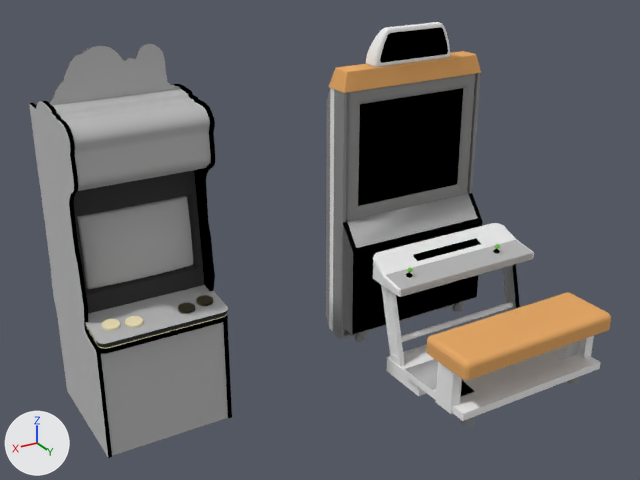
What one commit did to the Blender file Assets/machine.blend.
Before and after are seen from a camera (50 mm lens) standing at (3.99, 7.75, 4.94) and looking at (0.07, 1.22, 1.67). Every picture has the same lights, and +X, +Y and +Z are marked at lower left.

In view in the first picture: 'Box012', 'Box031', 'ChamferB11', 'Cylinder13', 'Cylinder14', 'Cylinder15', 'Cylinder18', 'FrontPanel', 'Line1147', 'Line1148', 'Line1149', 'Line1150', 'Rectangl10', 'Rectangl36', 'Rectangl37', 'Rectangl38', 'Rectangl39', 'Rectangle9', 'Screen1', 'Screen2'.
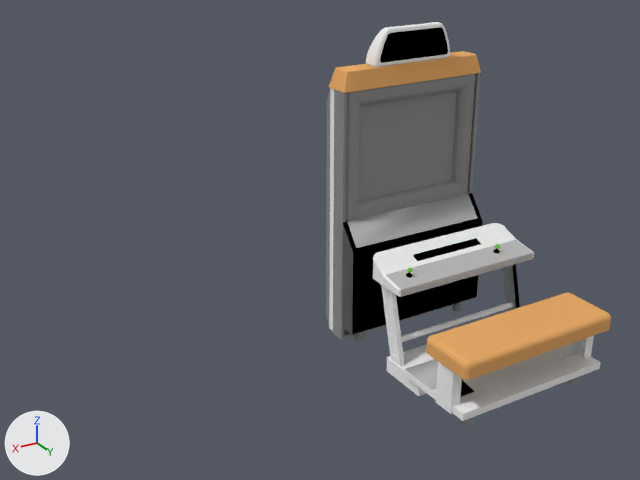
The newer file is also turned or shifted as a whole; pictures and numbers use the older file's frame.

Where the change shows, as pixel boxes [x1, y1, x2, y2] in the pictures (640 x 480 px):
'FrontPanel', deleted: before [101, 322, 228, 456]
'Line1147', deleted: before [53, 89, 211, 277]
'Line1149', deleted: before [29, 101, 112, 458]
'Screen2', deleted (black): before [358, 88, 463, 206]
'Screen1', deleted: before [77, 196, 193, 289]
'Rectangl36', deleted (black): before [74, 170, 205, 314]
'Line1148', deleted: before [49, 43, 180, 106]
'Rectangl39', deleted: before [85, 285, 228, 348]
'Line1150', deleted (black): before [167, 84, 232, 418]
'Rectangl38', deleted (black): before [86, 314, 228, 354]
'Cylinder14', deleted: before [101, 319, 120, 331]
'Cylinder13', deleted: before [125, 316, 143, 328]
'Cylinder18', deleted: before [178, 303, 195, 314]
'Cylinder15', deleted: before [196, 295, 213, 306]
'Rectangl37', deleted: before [87, 313, 227, 349]
'Box012', unchanged, uncovered by the edit: [333, 73, 481, 339] in both

The change, as a diff of the scene's bpy script:
```diff
--- a/Assets/machine.blend.py
+++ b/Assets/machine.blend.py
@@ ob_line1147 @@
-ob_line1147 = bpy.data.objects.new('Line1147', me_line1147)
@@ ob_screen1 @@
-ob_screen1 = bpy.data.objects.new('Screen1', me_chamferb16)
@@ ob_rectangl39 @@
-ob_rectangl39 = bpy.data.objects.new('Rectangl39', me_rectangl39)
@@ ob_cylinder14 @@
-ob_cylinder14 = bpy.data.objects.new('Cylinder14', me_cylinder14)
@@ ob_cylinder13 @@
-ob_cylinder13 = bpy.data.objects.new('Cylinder13', me_cylinder13)
@@ ob_line1149 @@
-ob_line1149 = bpy.data.objects.new('Line1149', me_line1149)
@@ ob_rectangl38 @@
-ob_rectangl38 = bpy.data.objects.new('Rectangl38', me_rectangl38)
@@ ob_screen2 @@
-ob_screen2 = bpy.data.objects.new('Screen2', me_chamferb10)
@@ ob_frontpanel @@
-ob_frontpanel = bpy.data.objects.new('FrontPanel', me_box321)
@@ ob_cylinder18 @@
-ob_cylinder18 = bpy.data.objects.new('Cylinder18', me_cylinder18)
@@ ob_line1150 @@
-ob_line1150 = bpy.data.objects.new('Line1150', me_line1150)
@@ ob_rectangl37 @@
-ob_rectangl37 = bpy.data.objects.new('Rectangl37', me_rectangl37)
@@ ob_cylinder15 @@
-ob_cylinder15 = bpy.data.objects.new('Cylinder15', me_cylinder15)
@@ ob_rectangl36 @@
-ob_rectangl36 = bpy.data.objects.new('Rectangl36', me_rectangl36)
@@ ob_line1148 @@
-ob_line1148 = bpy.data.objects.new('Line1148', me_line1148)
```
